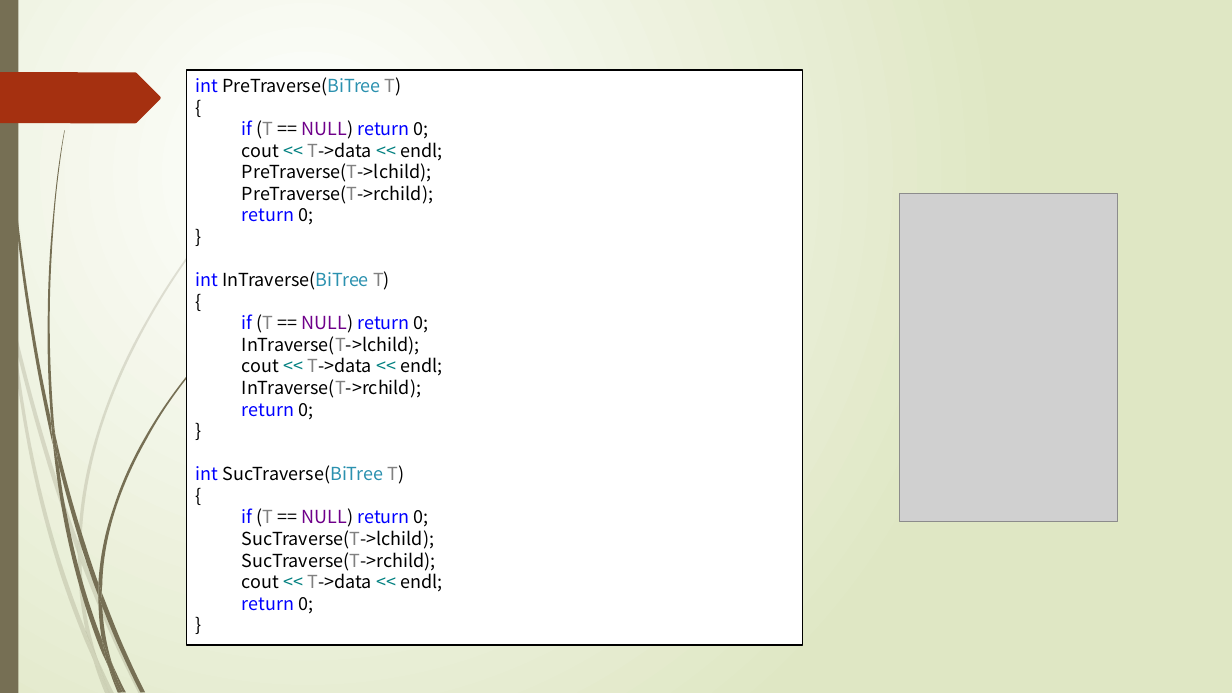
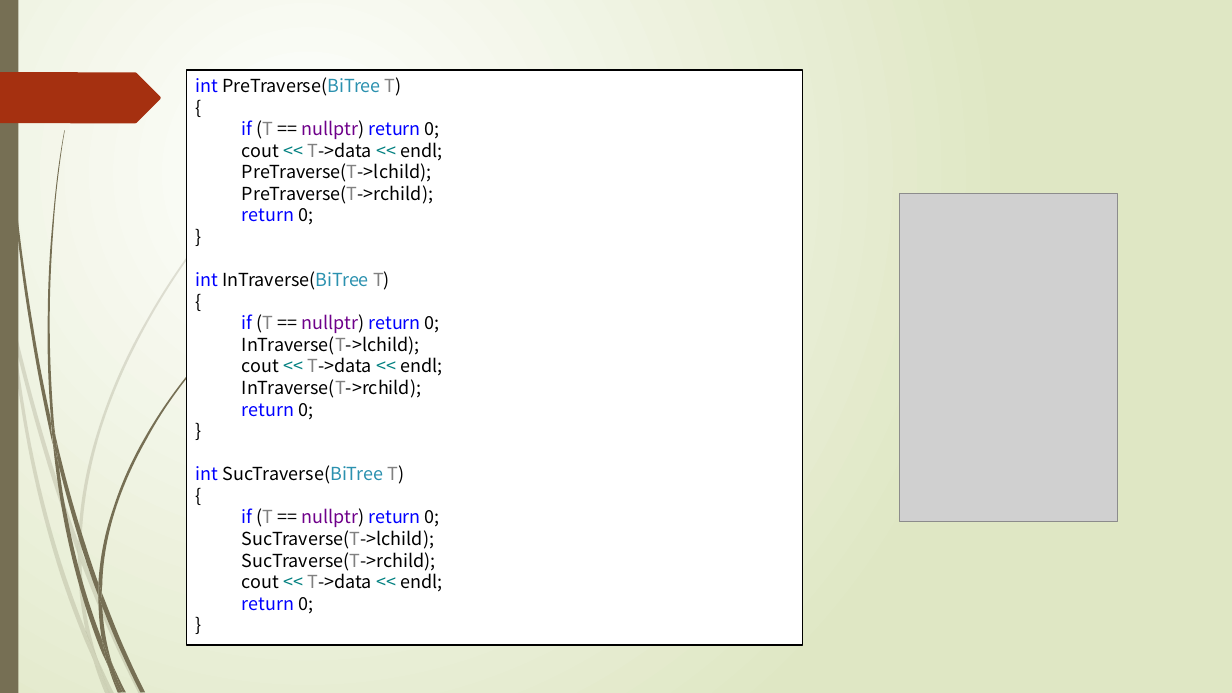
Before and after one commit to TeacherPeng/Datastruct, a slide deck: slide 10 of 教案/第06章 树、二叉树和森林.pptx. Drawn at 1232x693 pixels with LibreOffice and Linux fonts; fonts in the diff are those of the drawing; grey boxes stand for pictures. Boxes give left, top, right and bottom in pixels: in the first picture for what was removed or moved away, otherwise in the second. Text is boxed around its words. In the diff, an @@ line names an element or a change of style, - is before the commit and + after.

```diff
--- a/教案/第06章 树、二叉树和森林.pptx
+++ b/教案/第06章 树、二叉树和森林.pptx
@@ text in rectangle at [242,120,440,139]: text changed @@
-  if (T == NULL) return 0;
+  if (T == nullptr) return 0;
@@ text in rectangle at [242,314,440,333]: text changed @@
-  if (T == NULL) return 0;
+  if (T == nullptr) return 0;
@@ text in rectangle at [242,508,440,527]: text changed @@
-  if (T == NULL) return 0;
+  if (T == nullptr) return 0;
```
Also in this commit, not shown: 3 other slides changed, 1 other file.
